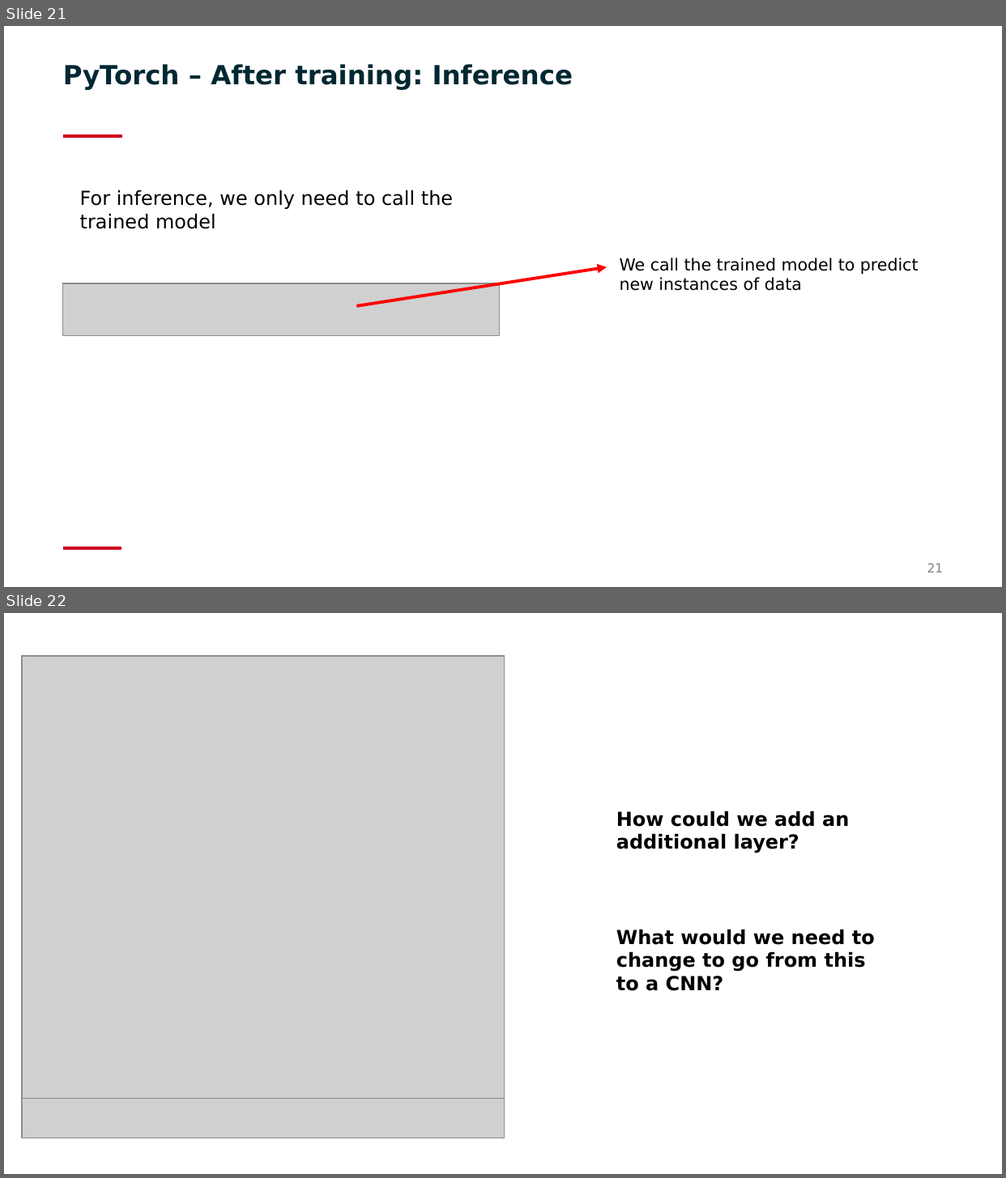
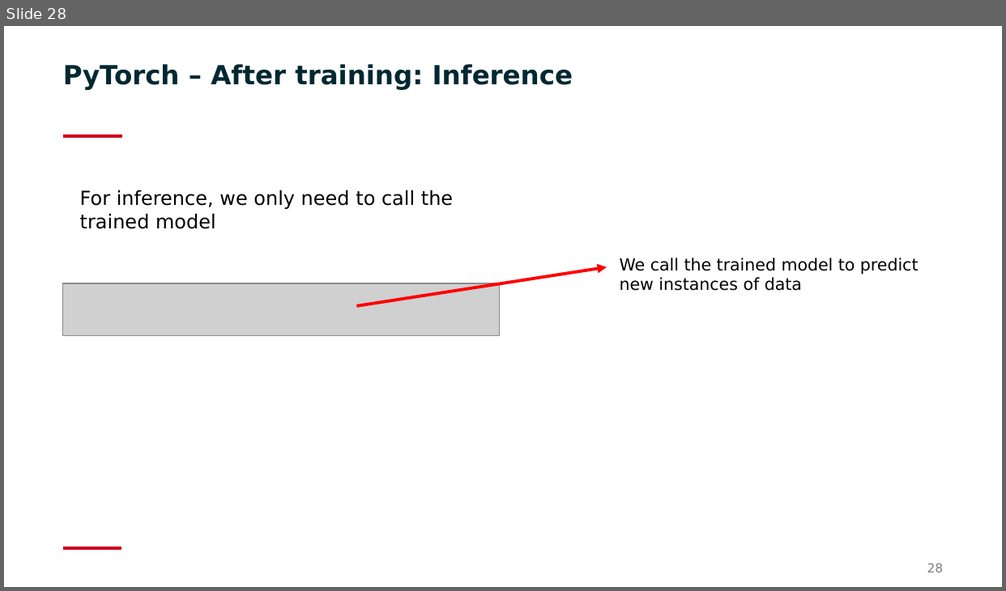
Before and after one commit to BAMeScience/workshop_neural_nets, a slide deck: slides/General_problem_and_PyTorch_example.pptx. Shown one above the other, each under a label of ours: slides 21 and 22 before the commit, slide 28 after it. The pictures are 1006x1178 and 1006x591 pixels, drawn with LibreOffice and Linux fonts; fonts in the diff are those of the drawing; grey boxes stand for pictures; background and template pictures are left out. Boxes give left, top, right and bottom in pixels: in the first picture for what was removed or moved away, otherwise in the second. Text is boxed around its words. In the diff, an @@ line names an element or a change of style, - is before the commit and + after.

```diff
--- a/slides/General_problem_and_PyTorch_example.pptx
+++ b/slides/General_problem_and_PyTorch_example.pptx
@@ slide 22 removed at (4, 613, 1002, 1174), background #FFFFFF @@
@@ picture removed at (22, 656, 504, 1138) @@
@@ picture removed at (22, 656, 504, 1098) @@
@@ text removed at (616, 811, 849, 854) @@
-How could we add an additional layer?
@@ text removed at (616, 929, 875, 991) @@
-What would we need to change to go from this to a CNN?
@@ what was slide 21 is now slide 28 @@
@@ page number at (927, 563, 944, 573): text changed @@
-21
+28
```
Also in this commit, not shown: 2 slides changed, 7 slides added.
